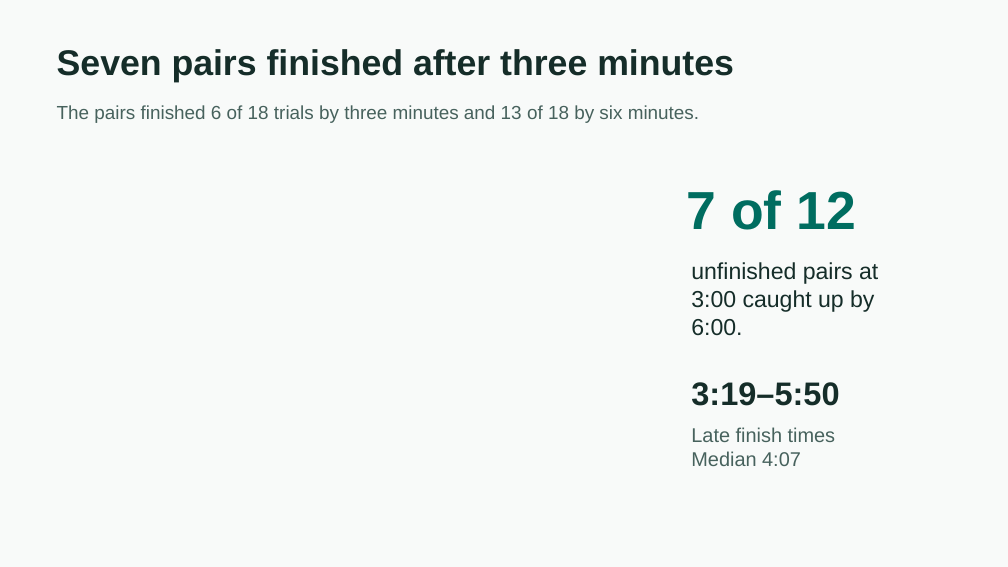
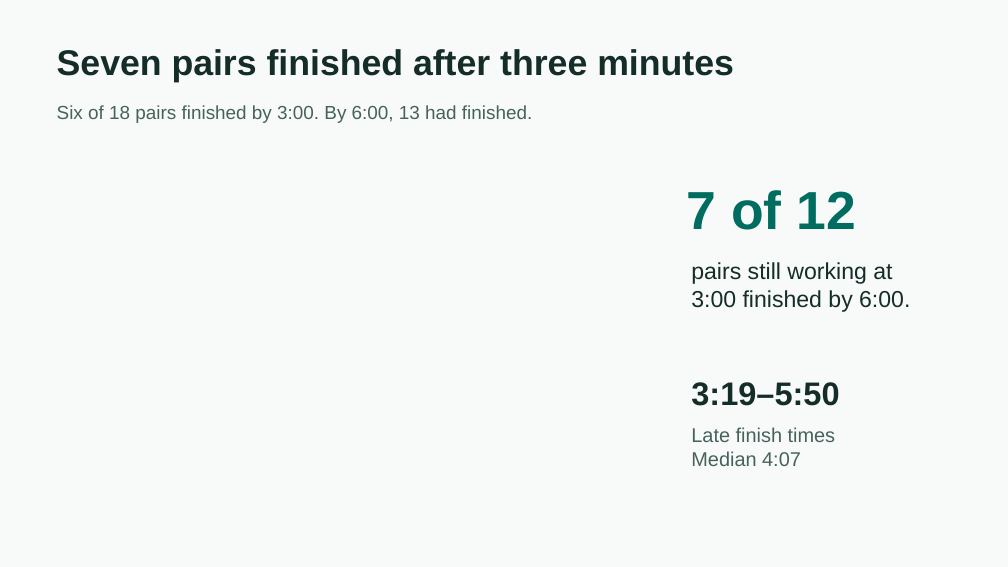
Before and after one commit to Xenoxort/la_minecraft, a slide deck: slide 5 of studies/timing-paper/MineCollab-Research-Update-2026-11-25.pptx (slide 4 before the commit). Drawn at 1008x567 pixels with LibreOffice and Linux fonts; fonts in the diff are those of the drawing. Boxes give left, top, right and bottom in pixels: in the first picture for what was removed or moved away, otherwise in the second. Text is boxed around its words. In the diff, an @@ line names an element or a change of style, - is before the commit and + after.

```diff
--- a/studies/timing-paper/MineCollab-Research-Update-2026-11-25.pptx
+++ b/studies/timing-paper/MineCollab-Research-Update-2026-11-25.pptx
@@ text at <box>57,105,532,123</box>: text changed @@
-The pairs finished 6 of 18 trials by three minutes and 13 of 18 by six minutes.
+Six of 18 pairs finished by 3:00. By 6:00, 13 had finished.
@@ text at <box>691,262,910,312</box>: text changed @@
-unfinished pairs at 3:00 caught up by 6:00.
+pairs still working at 3:00 finished by 6:00.
```
Also in this commit, not shown: 6 other slides changed, 1 slide added, 1 other file.
